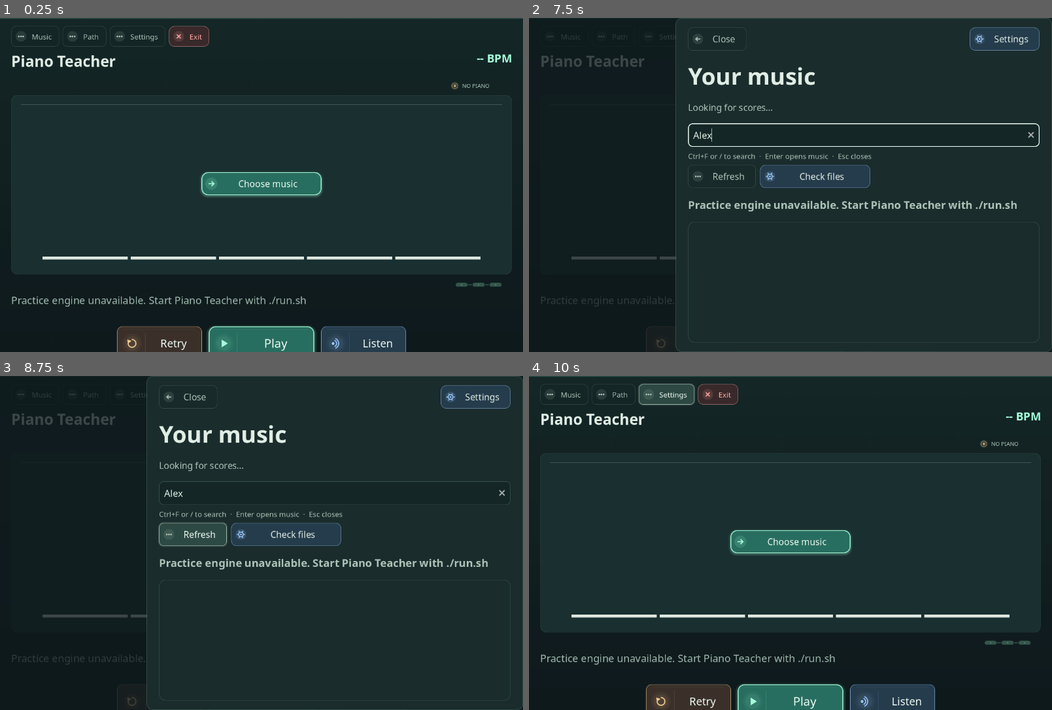
Above: before the commit, frames 1-4 (two rows, left to right).
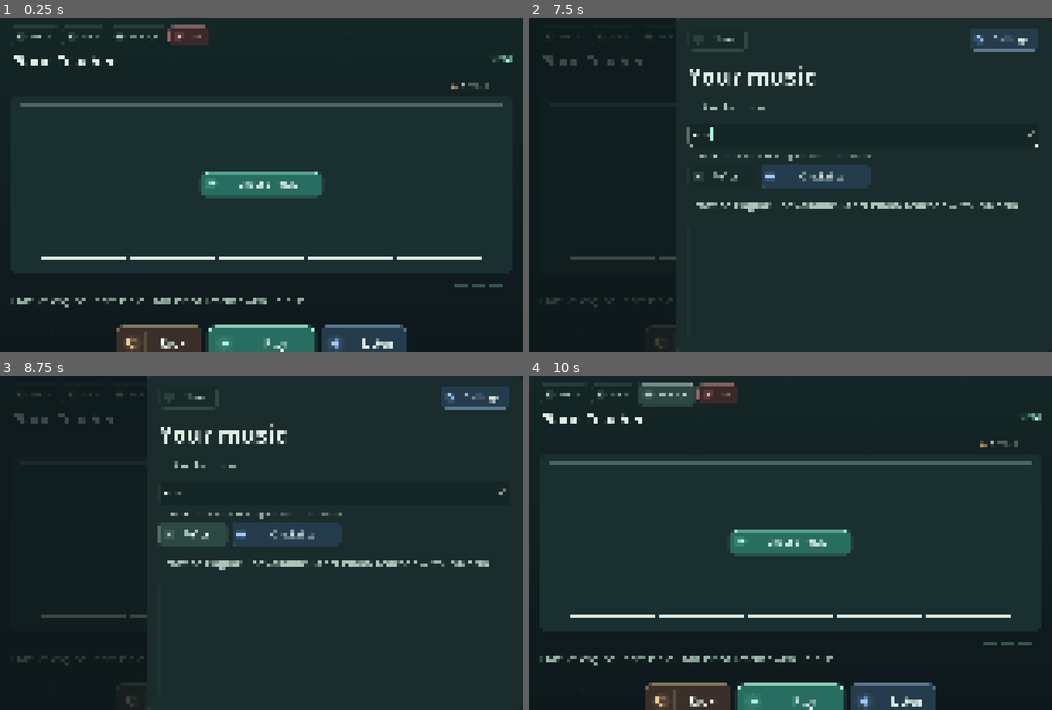
Above: after the commit, the same moments.

Repository: tpepels/piano_teacher
Game: Godot game, scene res://main.tscn
Same seed, same stepped clock (60 frames per second), same inputs: the game is played once before the commit and once after it.
Inputs (mouse positions are in pixels of both pictures, inside the frame that each line leads up to):
- Up to frame 1 (0.25 s): no input
- Up to frame 2 (7.5 s): click "Retry" at 0.5 s; click "Retry" at 1.25 s; click "Retry" at 2 s; click "Play" at 2.75 s; click "Play" at 3.5 s; click "Path" at 4.25 s; click "Next passage" at 5 s; click "Listen" at 5.75 s; click "Music" at 6.5 s; click (863, 134) at 7.27 s; type "Alex" at 7.35 s
- Up to frame 3 (8.75 s): click "Refresh" at 8 s
- Up to frame 4 (10 s): click "Check files" at 8.75 s; click "Settings" at 9.5 s

The runs differ from the first frame. In frame 1, 4.4% of the frame differs, in the area x 0-100%, y 0-100%; in frame 2, 3.9%; in frame 3, 3.6%; in frame 4, 4.6%.

Commit message:
Render on demand when idle and avoid redundant score layout

Diff:
--- a/godot/main.gd
+++ b/godot/main.gd
@@ -228,6 +228,10 @@
     # piano stage on every monitor refresh even though MIDI timing is handled
     # by the independent Python transport. Cap visual frames, not music.
     Engine.max_fps = 60
+    # The static score and drawers should not keep the display rendering
+    # continuously while no transport is moving.
+    OS.low_processor_usage_mode_sleep_usec = 33000
+    OS.low_processor_usage_mode = true
     phase0_smoke_mode = OS.get_cmdline_user_args().has("--phase0-smoke")
     listen_sync_diagnostics = OS.get_cmdline_user_args().has("--listen-sync-diagnostics")
     frame_diagnostics = OS.get_cmdline_user_args().has("--frame-diagnostics")
@@ -741,6 +745,9 @@
         and not bool(state.get("paused", false)) \
         and current_screen == "practice"
     var target_fps: int = 60 if active else 30
+    # Interactive transport retains its full 60 FPS camera. Idle score,
+    # settings and library redraw only on user input or changed content.
+    OS.low_processor_usage_mode = not active
     if Engine.max_fps != target_fps:
         Engine.max_fps = target_fps
 
@@ -2149,8 +2156,8 @@
             score_overlay.queue_redraw()
             if str(last_state.get("phase", "ready")) not in ["feedback", "recovering", "loading", "paused"]:
                 _layout_moving_score(_delta)
-        elif str(last_state.get("phase", "ready")) in ["ready", "disconnected"]:
-            _layout_moving_score(_delta)
+        # Stopped score geometry is static; resizing and score load already
+        # call _layout_moving_score. Avoid a full layout pass every idle frame.
         return
     # Count-in uses negative beats on the same spacing as the opening notes.
     # position advances at BPM regardless of the user's MIDI performance.
